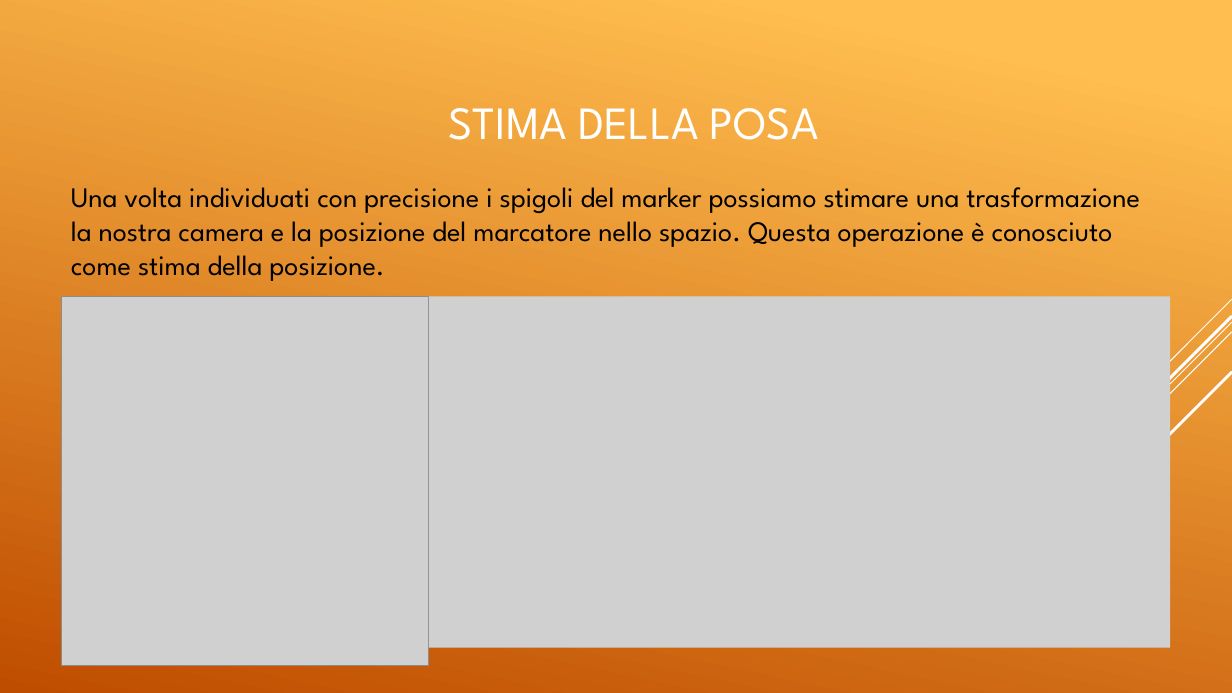
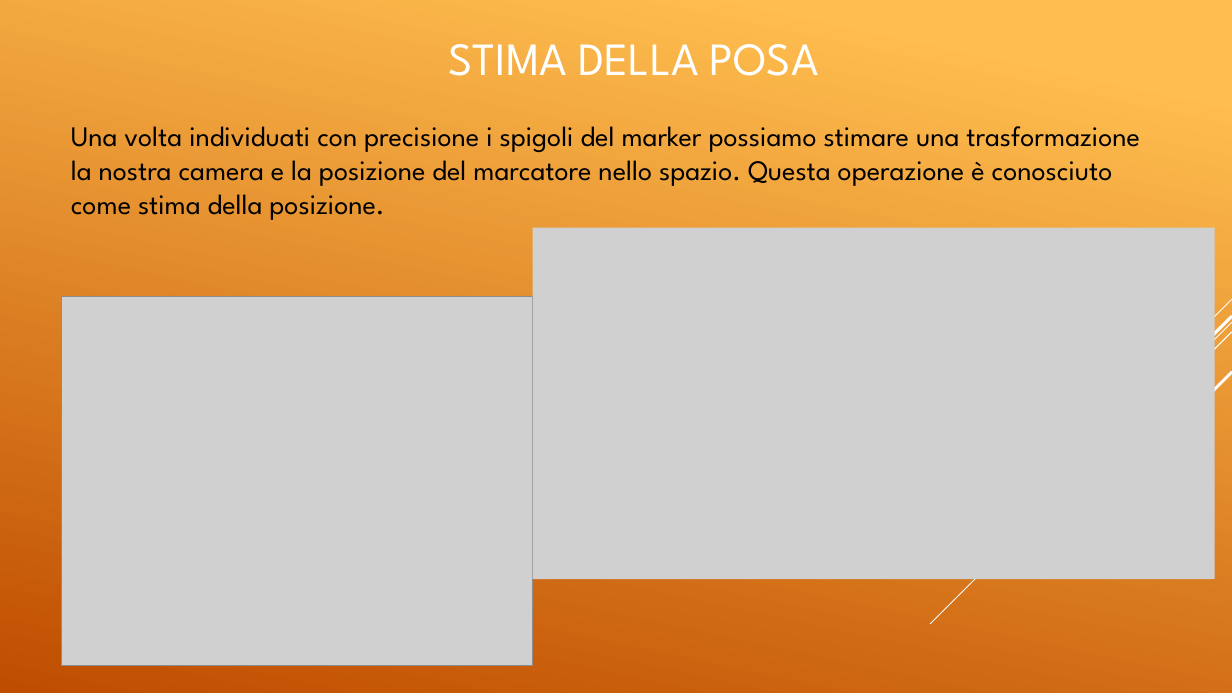
Before and after one commit to elvisdukaj/presentazione, a slide deck: slide 23 of presentazione/Tesina Elvis.pptx. Drawn at 1232x693 pixels with LibreOffice and Linux fonts; fonts in the diff are those of the drawing; grey boxes stand for pictures. Boxes give left, top, right and bottom in pixels: in the first picture for what was removed or moved away, otherwise in the second. Text is boxed around its words. In the diff, an @@ line names an element or a change of style, - is before the commit and + after.

```diff
--- a/presentazione/Tesina Elvis.pptx
+++ b/presentazione/Tesina Elvis.pptx
@@ title "STIMA DELLA POSA": place and size @@
-title "STIMA DELLA POSA" at box(449, 108, 819, 140)
+title "STIMA DELLA POSA" at box(449, 44, 819, 76)
@@ text "Una volta individuati con precisione ...": place and size @@
-text "Una volta individuati con precisione ..." at box(71, 187, 1140, 281)
+text "Una volta individuati con precisione ..." at box(71, 126, 1140, 220)
@@ picture: place and size @@
-picture at box(429, 297, 1170, 648)
+picture at box(532, 227, 1214, 579)
@@ picture: place and size @@
-picture at box(62, 297, 430, 666)
+picture at box(62, 297, 533, 666)
```
Also in this commit, not shown: 26 other slides changed.
